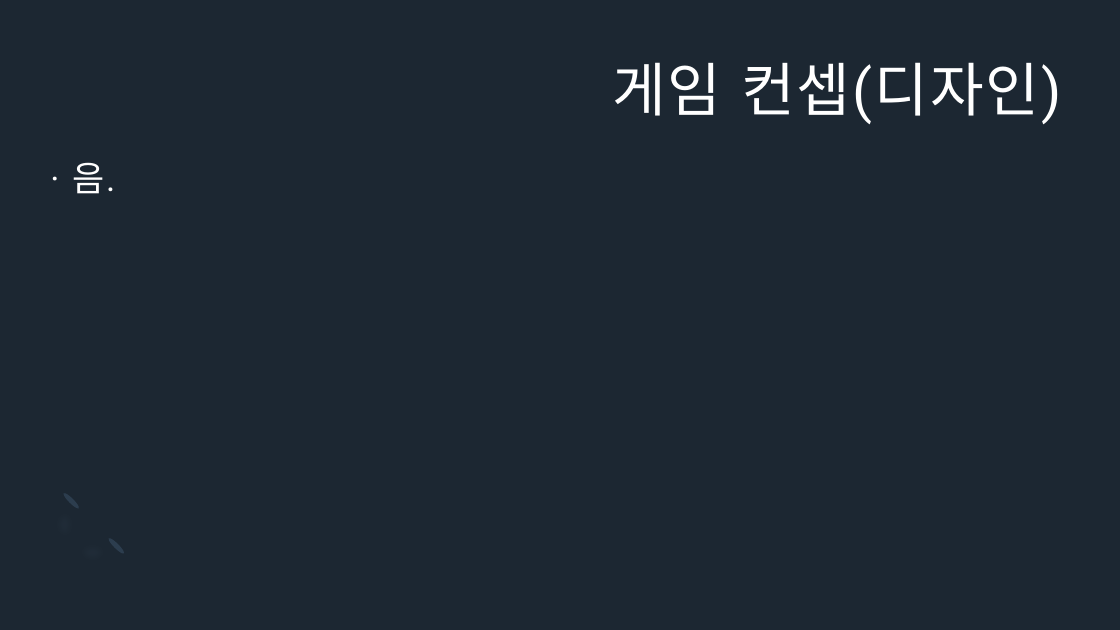
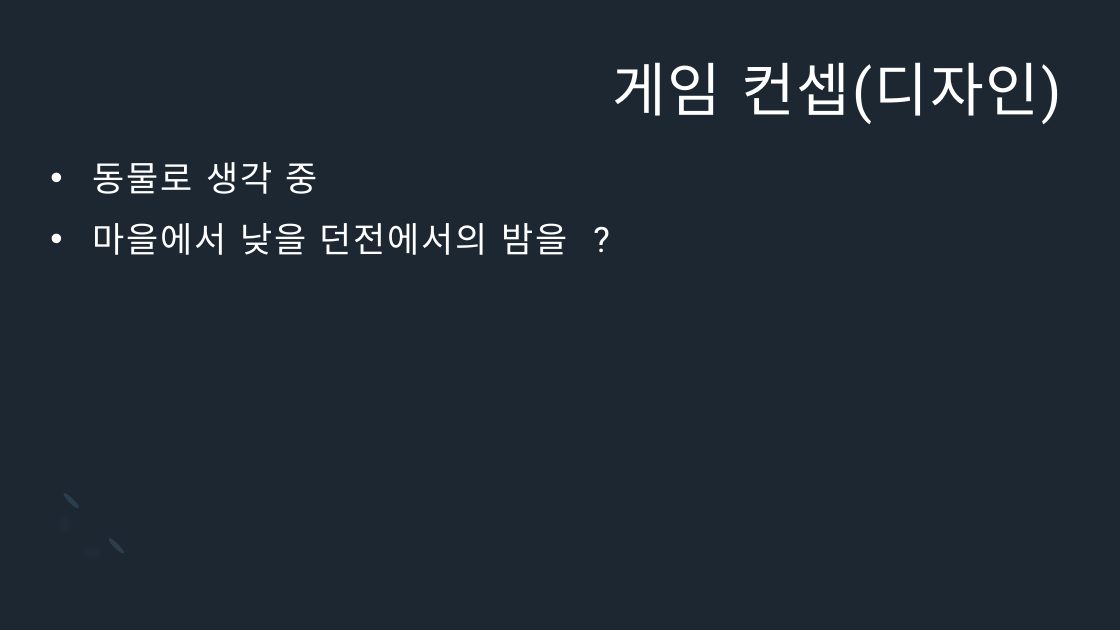
Before and after one commit to Icloy/2D_Roguelike, a slide deck: slide 5 of 기획서.pptx. Drawn at 1120x630 pixels with LibreOffice and Linux fonts; fonts in the diff are those of the drawing. Boxes give left, top, right and bottom in pixels: in the first picture for what was removed or moved away, otherwise in the second. Text is boxed around its words. In the diff, an @@ line names an element or a change of style, - is before the commit and + after.

```diff
--- a/기획서.pptx
+++ b/기획서.pptx
@@ text at box(92, 162, 318, 194): text changed @@
-· 음.
+• 동물로 생각 중
@@ text added at box(92, 223, 567, 255), 30 pt, text #FFFFFF @@
+• 마을에서 낮을 던전에서의 밤을 ?
```
Also in this commit, not shown: 4 other slides changed, 6 slides added, 1 other file.
